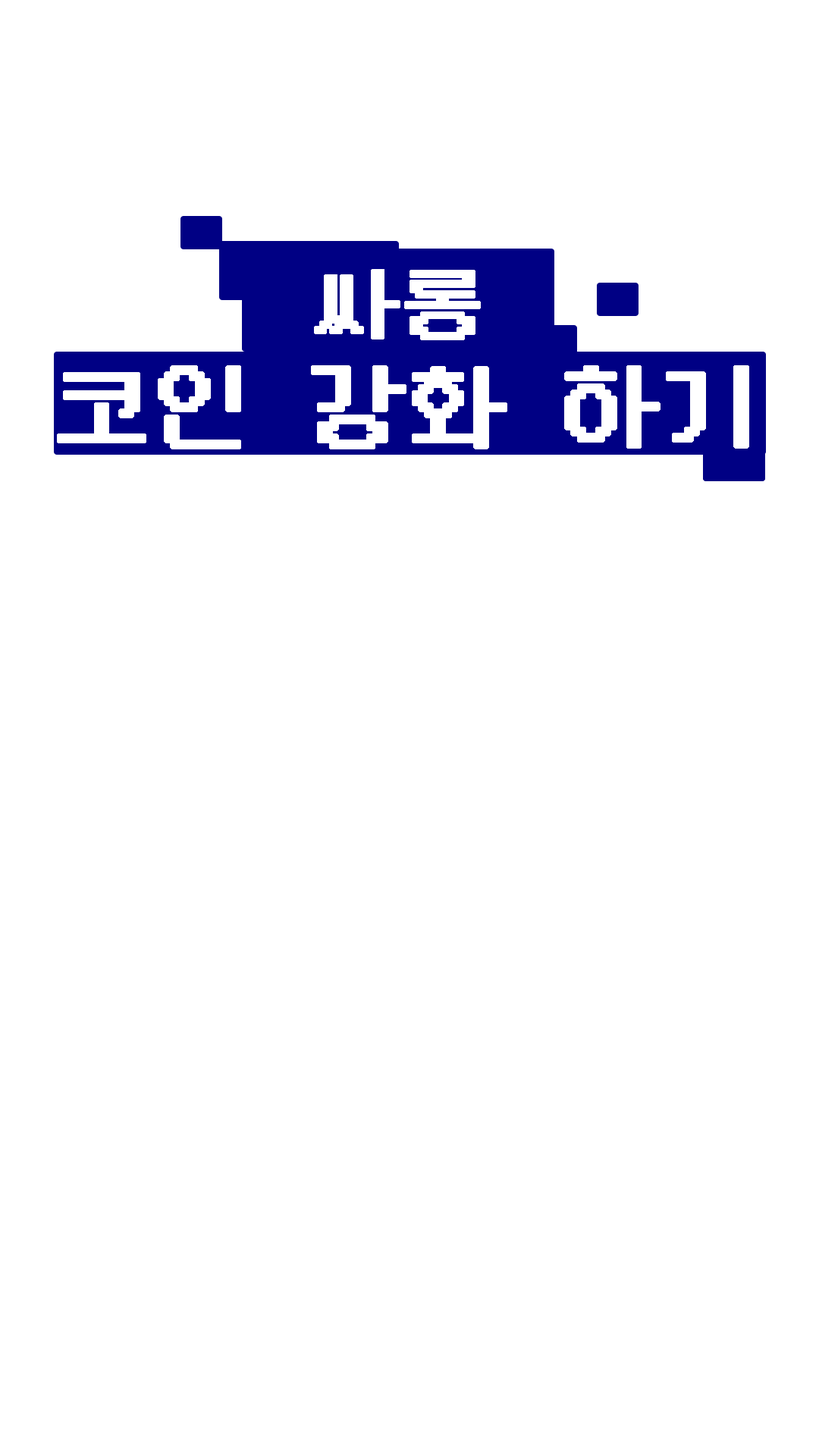
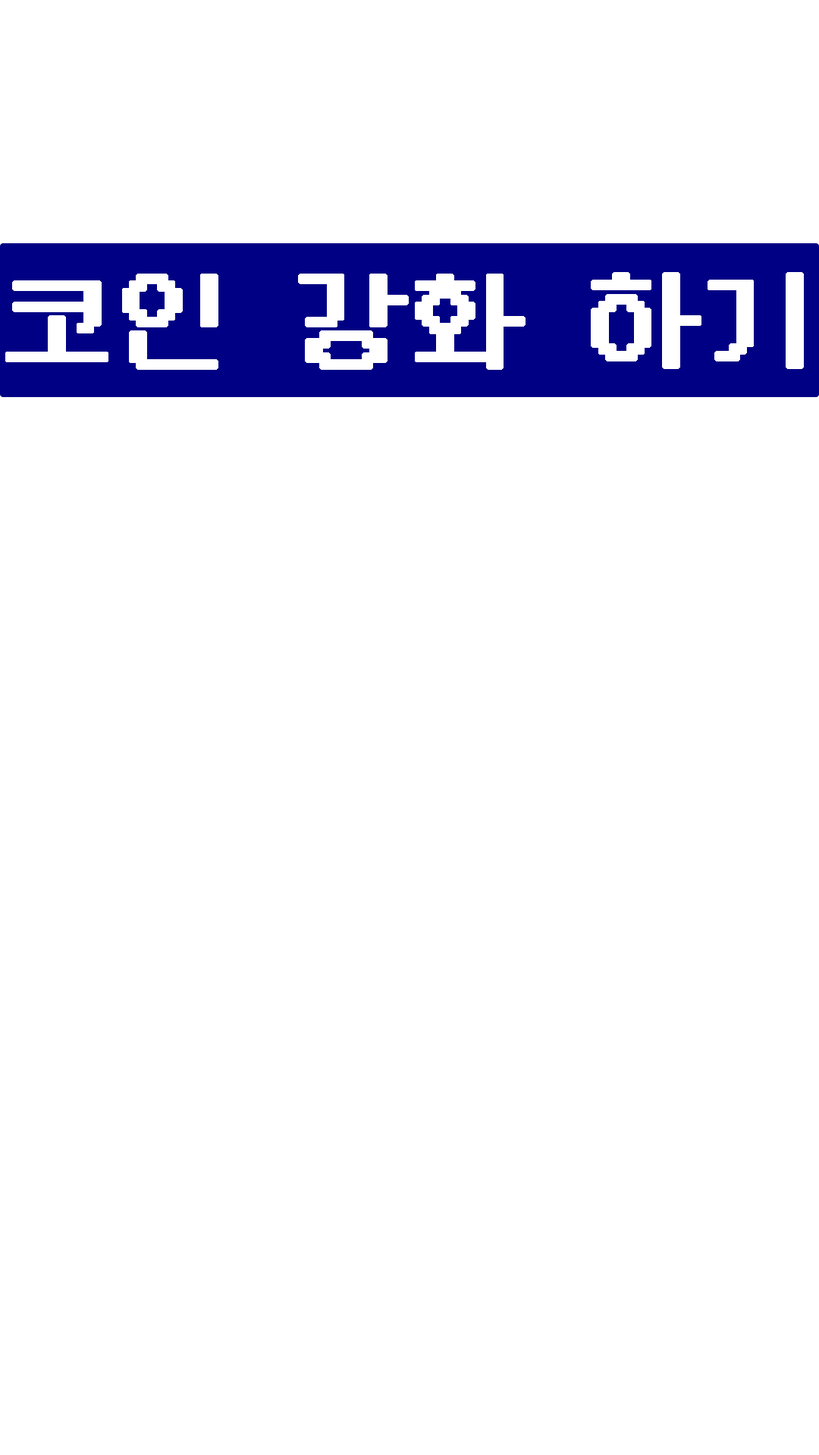
Two versions of the same layered image (819×1455). Layer-by-layer changes:
hid "싸롱" over [313, 269, 481, 341]
painted on "코인 강화 하기" over [5, 272, 804, 450]
added layer "사각형 1 복사 3" in group "대지 1" over [0, 243, 819, 398]
hid group "그룹 1" (8 layers) over [53, 216, 766, 482]
moved "사각형 1 복사 2" into group "그룹 1" over [596, 282, 639, 317]
moved "사각형 1 복사" (1st of 4, in "대지 1" › "그룹 1") into group "그룹 1" over [573, 325, 577, 329]
moved "사각형 1 복사" (2nd of 4, in "대지 1" › "그룹 1") into group "그룹 1" over [702, 430, 765, 482]
moved "사각형 1 복사" (3rd of 4, in "대지 1" › "그룹 1") into group "그룹 1" over [702, 430, 765, 482]
moved "사각형 1 복사" (4th of 4, in "대지 1" › "그룹 1") into group "그룹 1" over [180, 216, 223, 250]
moved "사각형 1" (1st of 3, in "대지 1" › "그룹 1") into group "그룹 1" over [219, 241, 399, 301]
moved "사각형 1" (2nd of 3, in "대지 1" › "그룹 1") into group "그룹 1" over [241, 248, 555, 352]
moved "사각형 1" (3rd of 3, in "대지 1" › "그룹 1") into group "그룹 1" over [53, 351, 766, 455]
